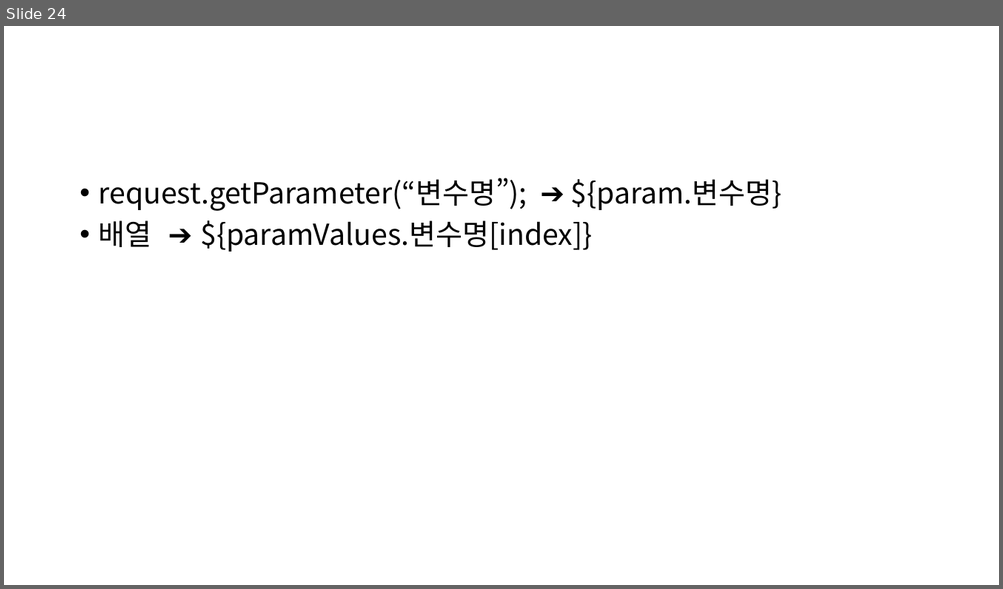
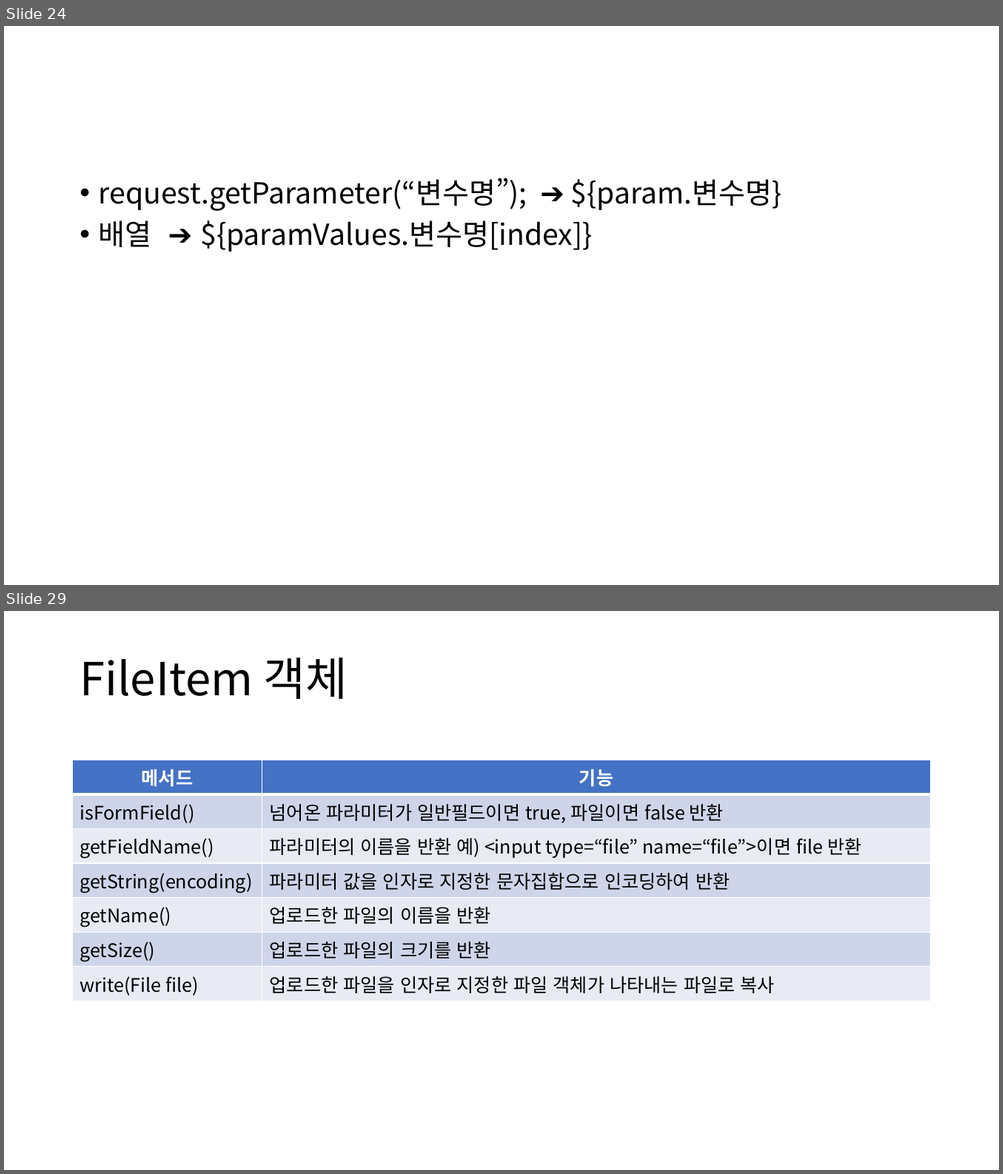
Before and after one commit to ChaeKyungChul/Document.File, a slide deck: 메모장/자바메모/JAVA.JSP/서블릿 & JSP.pptx. Shown one above the other, each under a label of ours: slide 24 before the commit, slides 24 and 29 after it; the slides between them are not shown. The pictures are 1003x589 and 1003x1174 pixels, drawn with LibreOffice and Linux fonts; fonts in the diff are those of the drawing. Boxes give left, top, right and bottom in pixels: in the first picture for what was removed or moved away, otherwise in the second. Text is boxed around its words. In the diff, an @@ line names an element or a change of style, - is before the commit and + after.

```diff
--- a/메모장/자바메모/JAVA.JSP/서블릿 & JSP.pptx
+++ b/메모장/자바메모/JAVA.JSP/서블릿 & JSP.pptx
@@ slide 29 added at box(4, 611, 999, 1170), background #FFFFFF @@
@@ title added at box(79, 658, 347, 699), 44 pt, text #000000 @@
+FileItem 객체
@@ table added at box(73, 760, 930, 999), 7 rows, 2 columns @@
+메서드 | 기능
+isFormField() | 넘어온 파라미터가 일반필드이면 true, 파일이면 false 반환
+getFieldName() | 파라미터의 이름을 반환 예) <input type=“file” name=“file”>이면 file 반환
+getString(encoding) | 파라미터 값을 인자로 지정한 문자집합으로 인코딩하여 반환
+getName() | 업로드한 파일의 이름을 반환
+getSize() | 업로드한 파일의 크기를 반환
+write(File file) | 업로드한 파일을 인자로 지정한 파일 객체가 나타내는 파일로 복사
```
Also in this commit, not shown: 5 other slides added, 1 slide removed, 24 other files.
